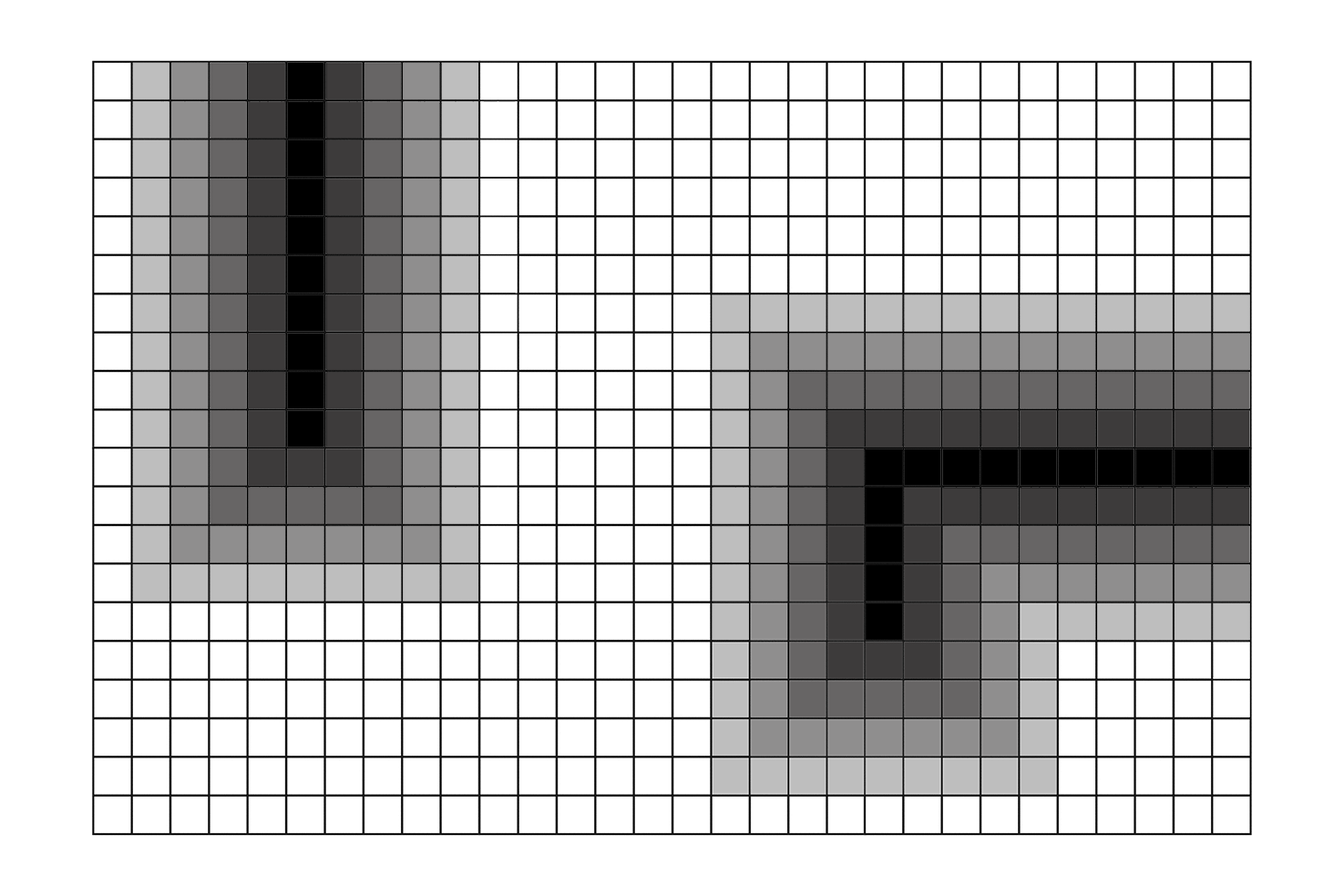
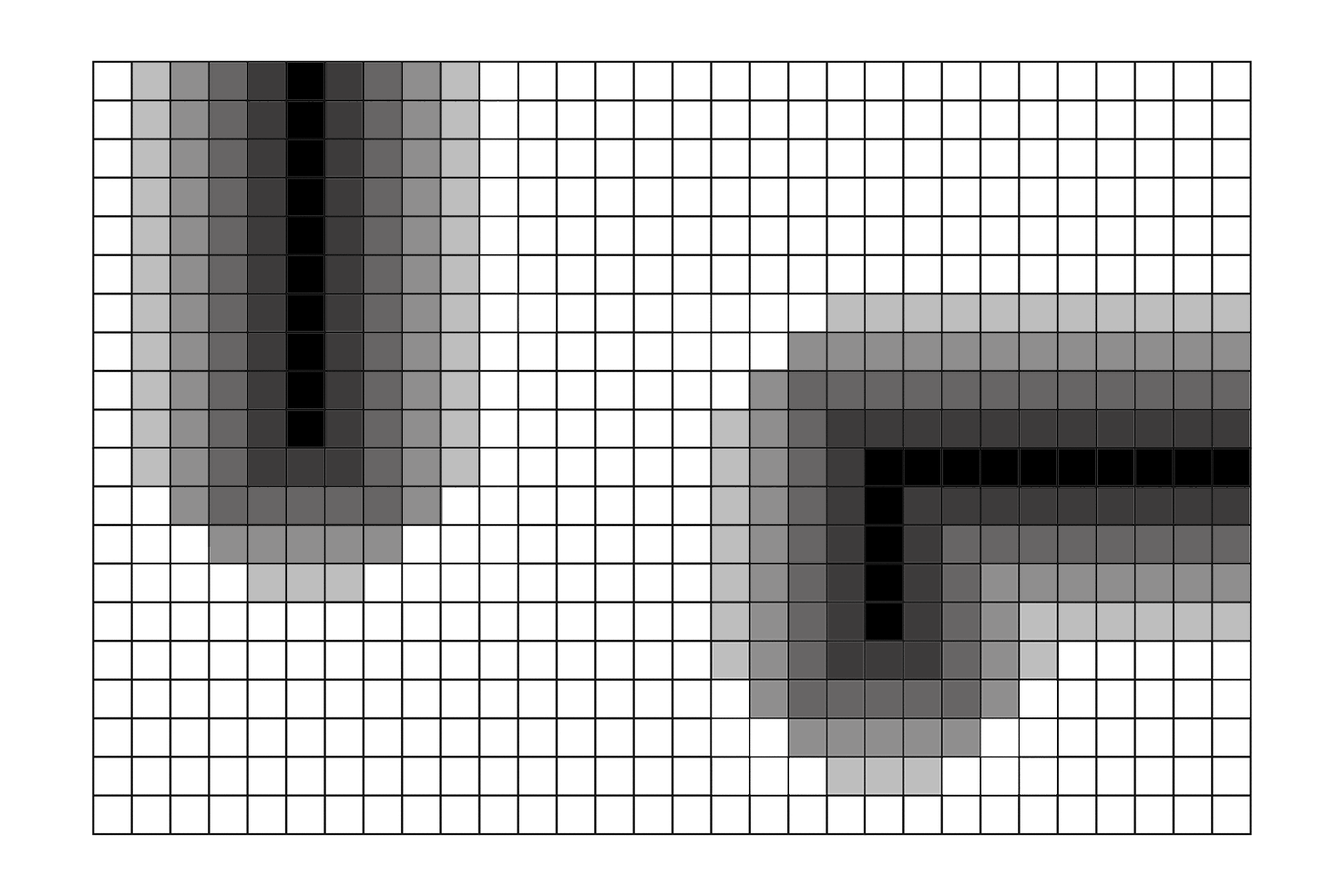
Revision of a layered 1344px x 896px image; what changed, layer by layer:
painted on "Grids" over [711, 679, 1058, 795]
painted on "Layer 3 copy" over [747, 330, 788, 369]
painted on "Layer 2 copy" over [711, 294, 827, 410]
painted on "Layer 3" over [171, 525, 442, 564]
painted on "Layer 2" over [132, 484, 479, 602]
